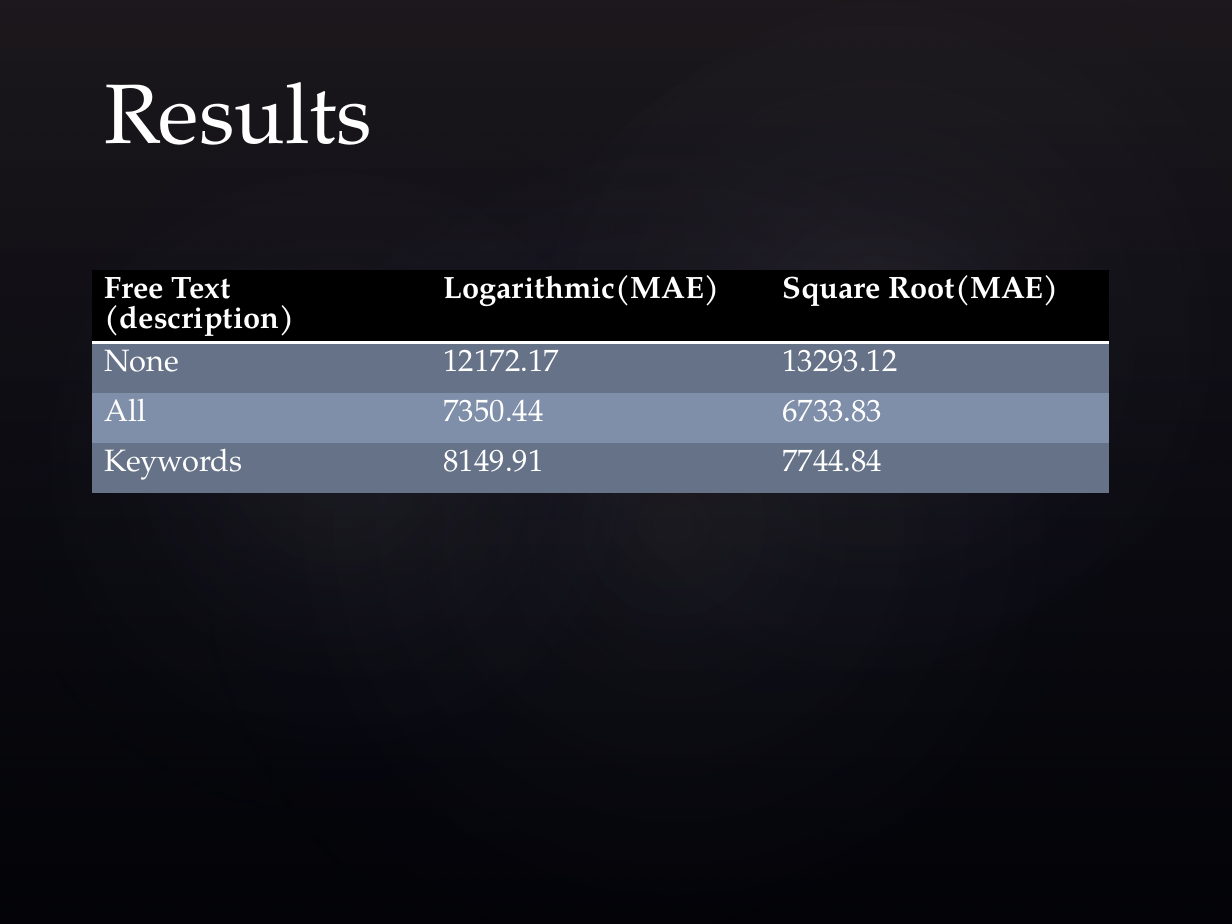
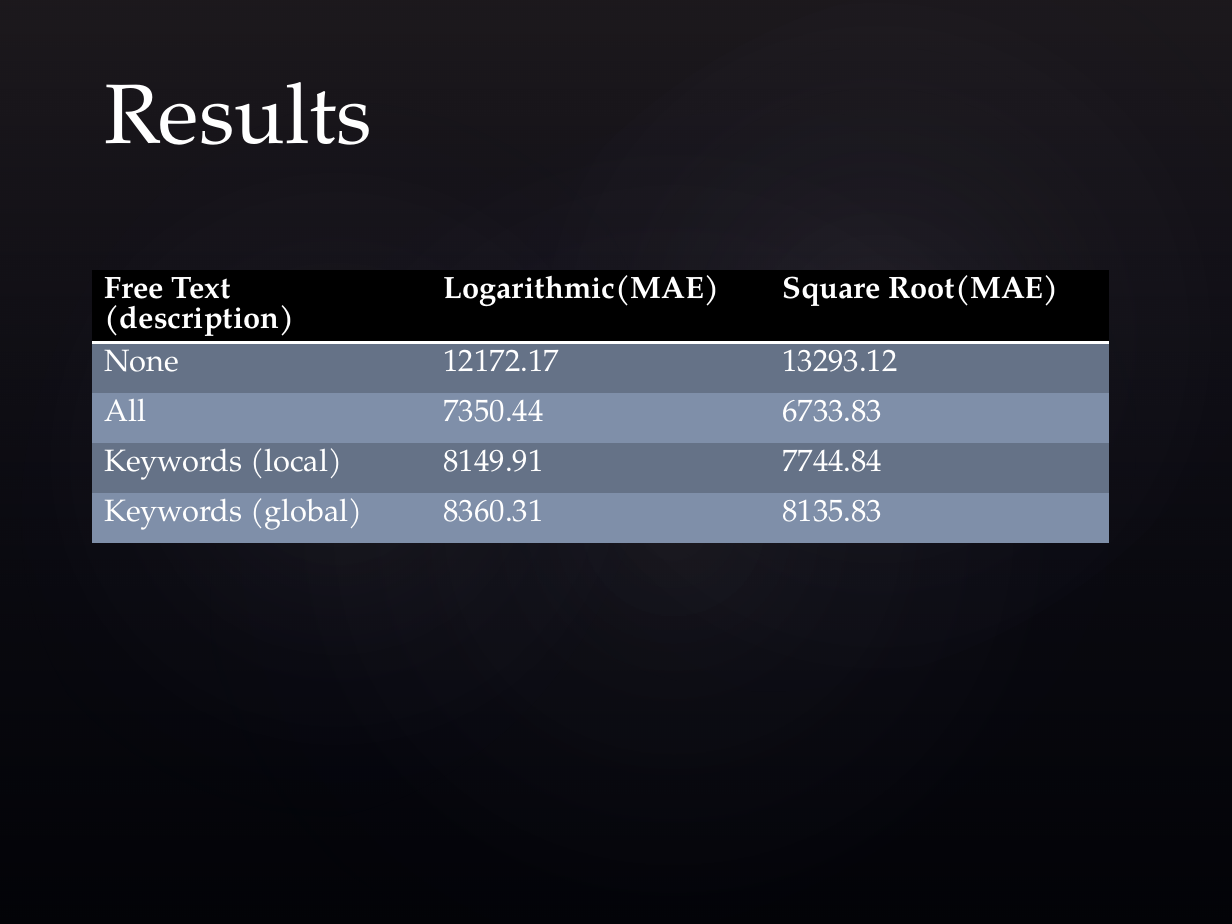
Before and after one commit to bradens/adzuna-competition, a slide deck: slide 17 of presentation.pptx. Drawn at 1232x924 pixels with LibreOffice and Linux fonts; fonts in the diff are those of the drawing; background and template pictures are left out. Boxes give left, top, right and bottom in pixels: in the first picture for what was removed or moved away, otherwise in the second. Text is boxed around its words. In the diff, an @@ line names an element or a change of style, - is before the commit and + after.

```diff
--- a/presentation.pptx
+++ b/presentation.pptx
@@ table at (92,270,1109,534) @@
-row 4: Keywords | 8149.91 | 7744.84
+row 4: Keywords (local) | 8149.91 | 7744.84
+row 5: Keywords (global) | 8360.31 | 8135.83
```
Also in this commit, not shown: 3 other slides changed, 9 other files.
